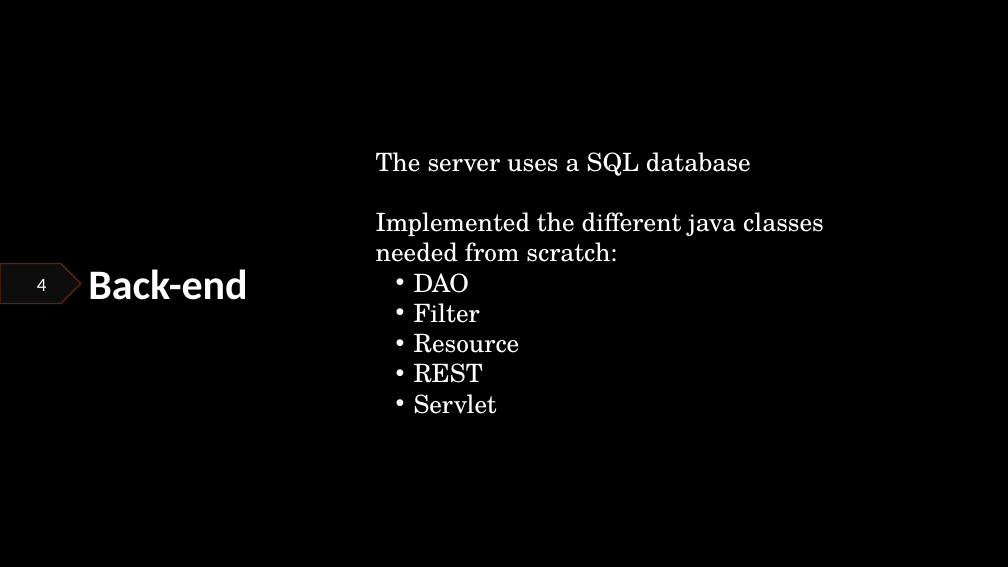
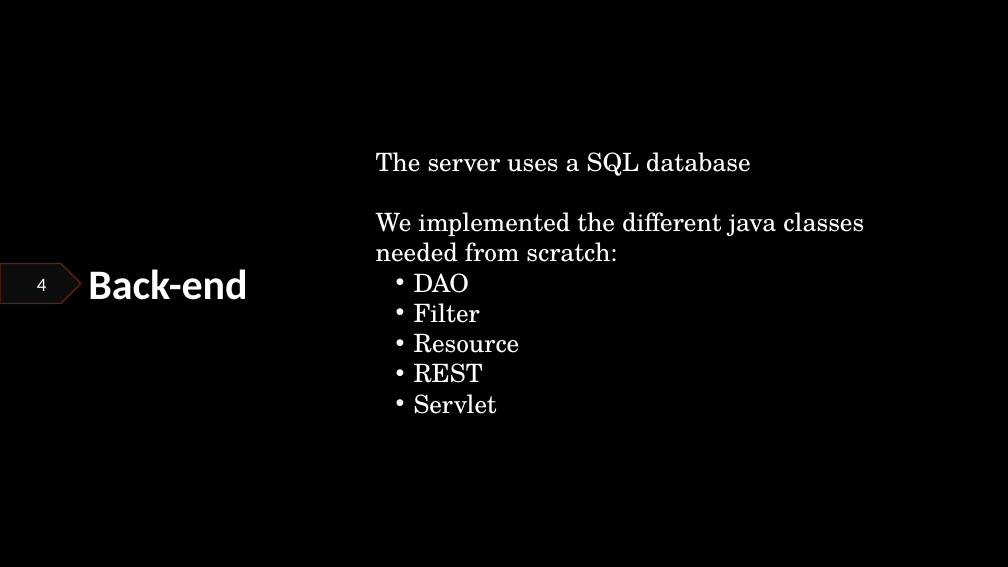
Before and after one commit to popovic01/AwesomeTournament, a slide deck: slide 4 of homework-2/Presentazione.pptx. Drawn at 1008x567 pixels with LibreOffice and Linux fonts; fonts in the diff are those of the drawing; background and template pictures are left out. Boxes give left, top, right and bottom in pixels: in the first picture for what was removed or moved away, otherwise in the second. Text is boxed around its words. In the diff, an @@ line names an element or a change of style, - is before the commit and + after.

```diff
--- a/homework-2/Presentazione.pptx
+++ b/homework-2/Presentazione.pptx
@@ text at <box>376,212,864,262</box>: text changed @@
-Implemented the different java classes needed from scratch:
+We implemented the different java classes needed from scratch:
```
Also in this commit, not shown: 5 other slides changed.
